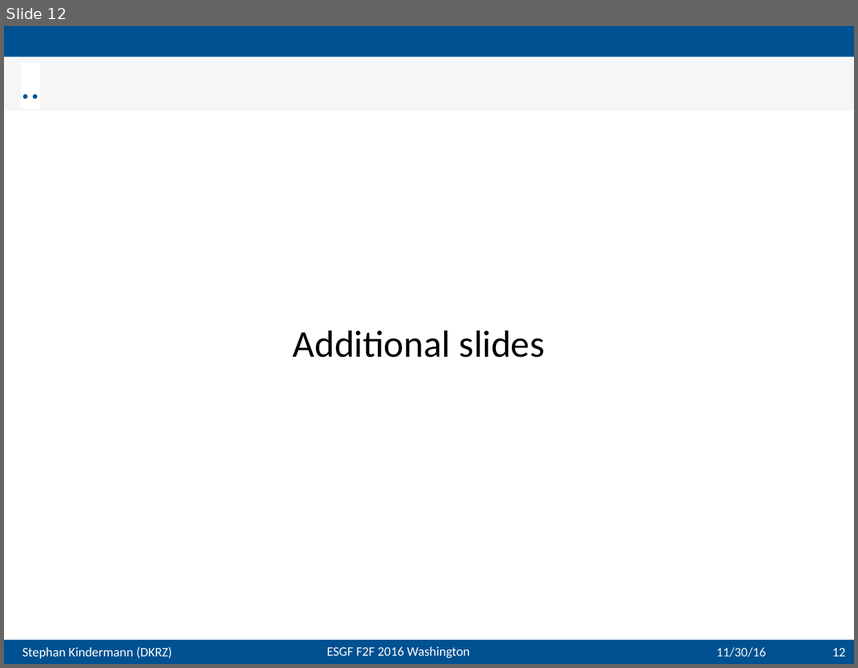
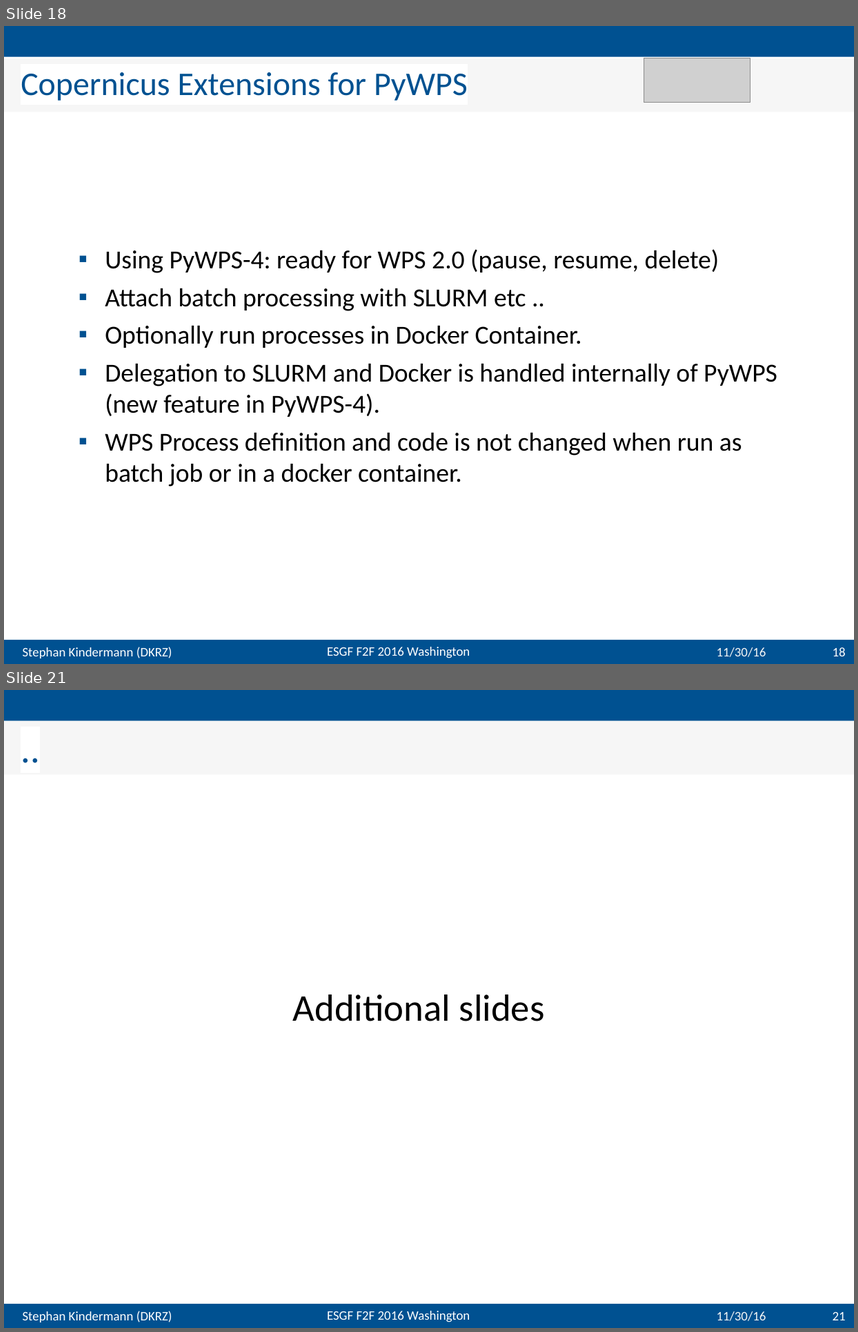
Before and after one commit to bird-house/birdhouse-docs, a slide deck: slides/birdhouse-esgf-f2f-2016/birdhouse-esgf-f2f-2016_dkrz.odp. Shown one above the other, each under a label of ours: slide 12 before the commit, slides 18 and 21 after it; the slides between them are not shown. The pictures are 858x668 and 858x1332 pixels, drawn with LibreOffice and Linux fonts; fonts in the diff are those of the drawing; grey boxes stand for pictures; background and template pictures are left out. Boxes give left, top, right and bottom in pixels: in the first picture for what was removed or moved away, otherwise in the second. Text is boxed around its words. In the diff, an @@ line names an element or a change of style, - is before the commit and + after.

```diff
--- a/slides/birdhouse-esgf-f2f-2016/birdhouse-esgf-f2f-2016_dkrz.odp
+++ b/slides/birdhouse-esgf-f2f-2016/birdhouse-esgf-f2f-2016_dkrz.odp
@@ slide 18 added at [4, 26, 854, 664], background #FFFFFF; not listed: 4 template elements that a slide beside it also shows @@
@@ title added at [4, 58, 854, 112], fill #F6F6F6, 28 pt, text #005191 @@
+Copernicus Extensions for PyWPS
@@ picture added at [644, 58, 751, 103] @@
@@ text added at [105, 249, 777, 486], 22 pt, text #000000 @@
+  ▪ Using PyWPS-4: ready for WPS 2.0 (pause, resume, delete)
+  ▪ Attach batch processing with SLURM etc ..
+  ▪ Optionally run processes in Docker Container.
+  ▪ Delegation to SLURM and Docker is handled internally of PyWPS (new feature in PyWPS-4).
+  ▪ WPS Process definition and code is not changed when run as batch job or in a docker container.
@@ text added at [717, 647, 766, 657], 11 pt, text #F6F6F6 @@
+11/30/16
@@ page number added at [833, 647, 846, 656], 11 pt, text #FFFFFF @@
+18
@@ what was slide 12 is now slide 21 @@
@@ page number at [833, 1311, 846, 1320]: text changed @@
-12
+21
```
Also in this commit, not shown: 9 other slides added, 2 slides removed.
